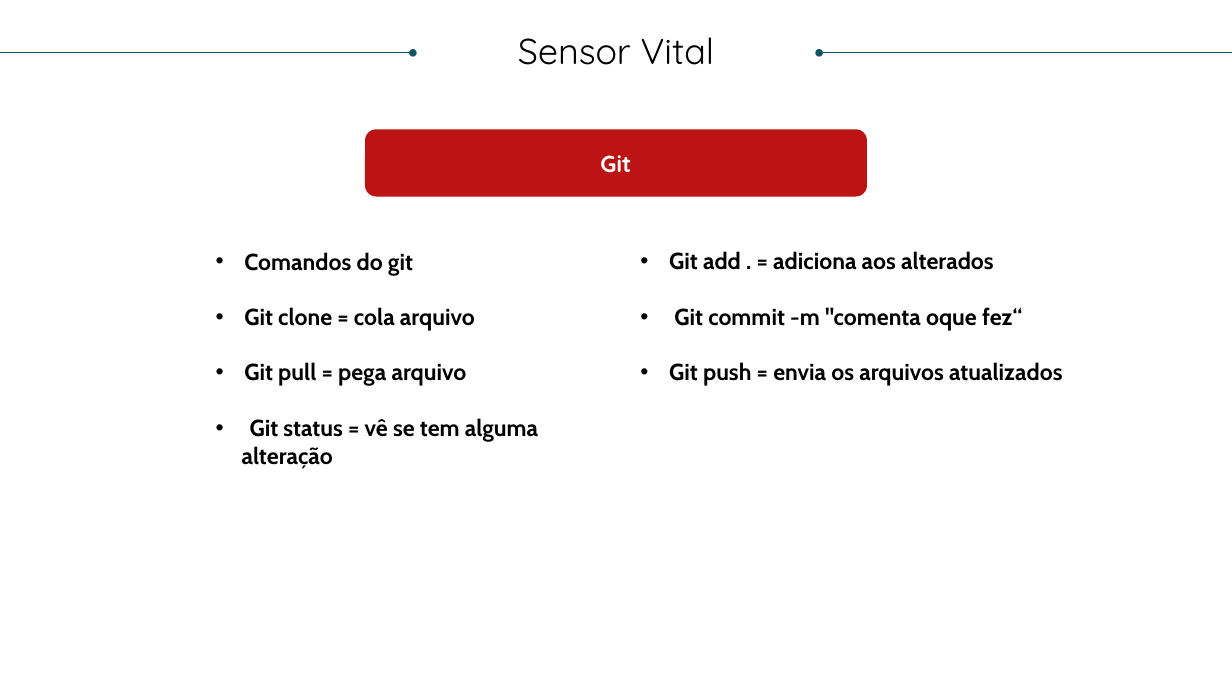
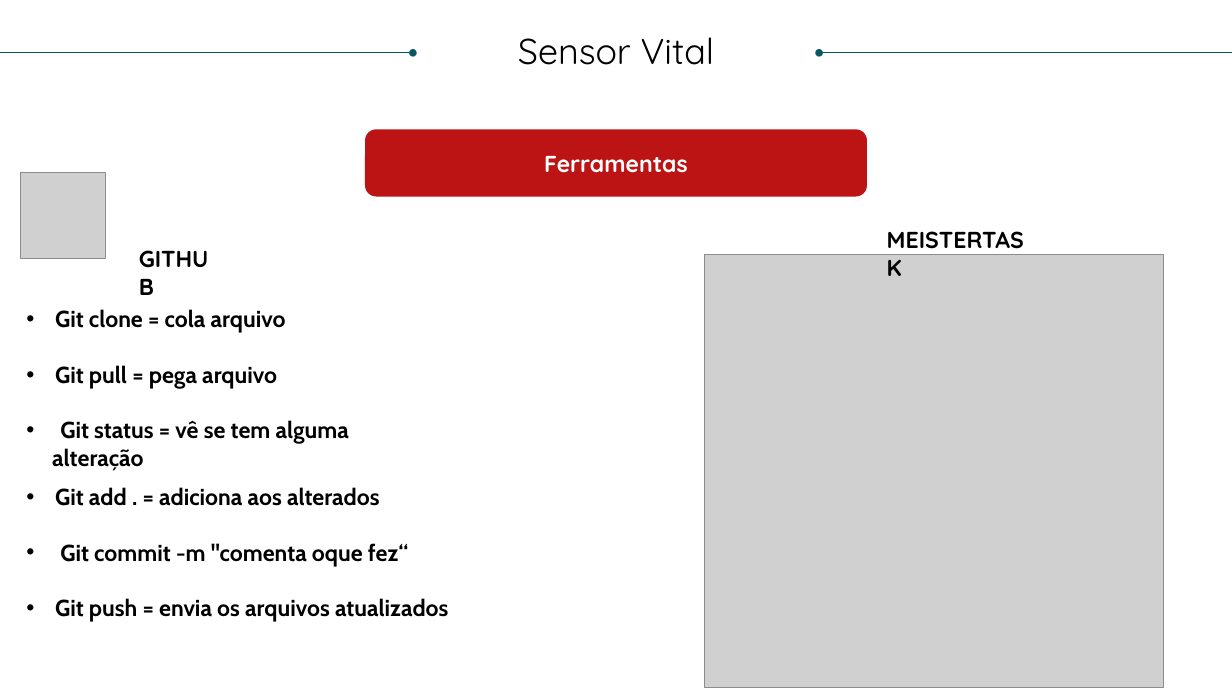
Before and after one commit to victorsamir-bandtec/Sersor-Vital, a slide deck: slide 15 of Apresentação/SPRINT 2.pptx (slide 14 before the commit). Drawn at 1232x693 pixels with LibreOffice and Linux fonts; fonts in the diff are those of the drawing; grey boxes stand for pictures. Boxes give left, top, right and bottom in pixels: in the first picture for what was removed or moved away, otherwise in the second. Text is boxed around its words. In the diff, an @@ line names an element or a change of style, - is before the commit and + after.

```diff
--- a/Apresentação/SPRINT 2.pptx
+++ b/Apresentação/SPRINT 2.pptx
@@ picture added at bbox=[20, 173, 106, 259] @@
@@ text in rounded rectangle at bbox=[544, 156, 688, 173]: text changed @@
-Git
+Ferramentas
@@ text added at bbox=[129, 239, 228, 276], 18 pt, text #000000, bold @@
+GITHUB
@@ text added at bbox=[878, 221, 1037, 258], 18 pt, text #000000, bold @@
+MEISTERTASK
@@ text at bbox=[244, 252, 383, 271]: paragraph removed @@
-• Comandos do git
@@ picture added at bbox=[705, 255, 1164, 688] @@
@@ text "Git clone = cola arquivo": place and size @@
-text "Git clone = cola arquivo" at bbox=[242, 252, 538, 469]
+text "Git clone = cola arquivo" at bbox=[52, 309, 349, 471]
@@ text "Git add . = adiciona ..." rewrapped from bbox=[244, 251, 1062, 386] to bbox=[55, 487, 448, 622] @@
```
Also in this commit, not shown: 1 other slide changed, 1 slide added, 1 other file.
